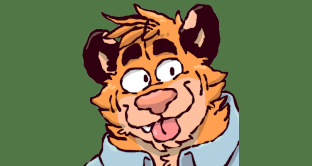
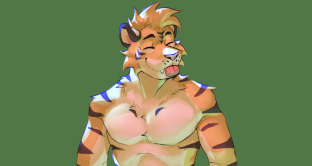
Two versions of the same layered image (312×166). Layer-by-layer changes:
hid "tigy_transparent.png" over [82, 2, 239, 166]
added layer "58ed1350-924a-43e0-a7b0-edde95b5b6c9.png" above "1braincell.png" over [76, 1, 238, 166]
